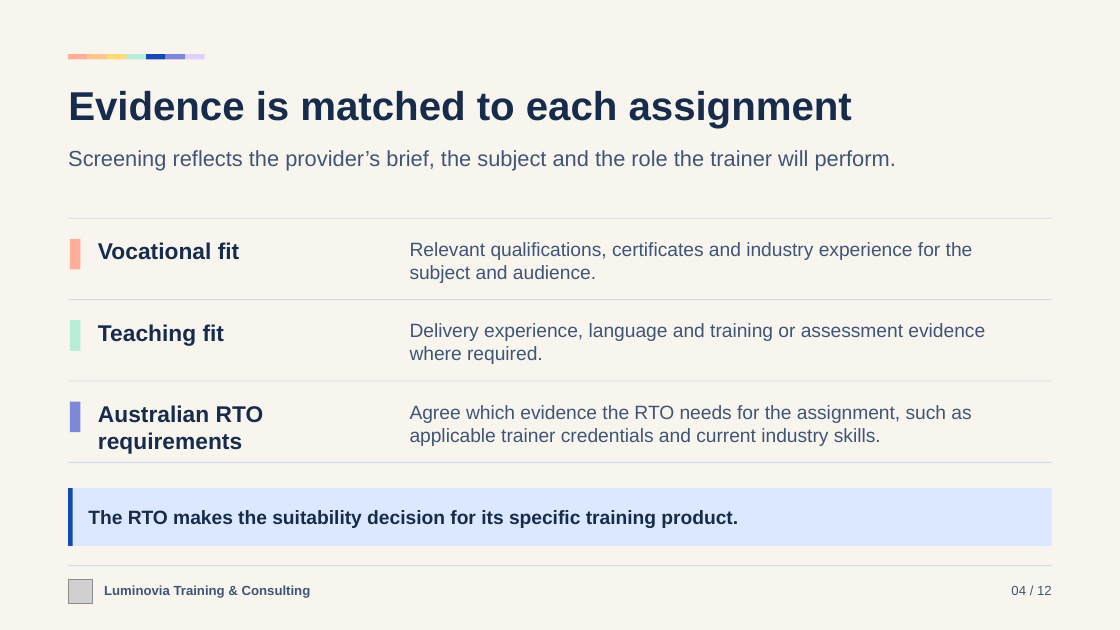
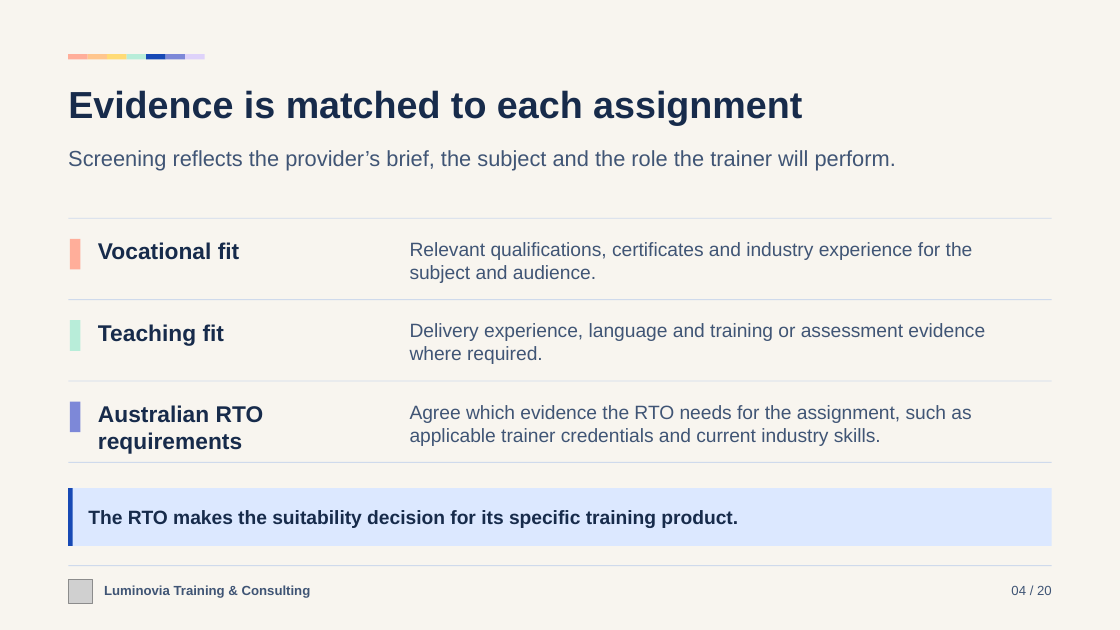
Before and after one commit to Luminovia-Training-Consulting/Luminovia-Management-Tool, a slide deck: slide 4 of docs/sales/luminovia-sales-deck-en.pptx. Drawn at 1120x630 pixels with LibreOffice and Linux fonts; fonts in the diff are those of the drawing; grey boxes stand for pictures. Boxes give left, top, right and bottom in pixels: in the first picture for what was removed or moved away, otherwise in the second. Text is boxed around its words. In the diff, an @@ line names an element or a change of style, - is before the commit and + after.

```diff
--- a/docs/sales/luminovia-sales-deck-en.pptx
+++ b/docs/sales/luminovia-sales-deck-en.pptx
@@ text "Evidence is matched to each ..." at <box>68,90,802,125</box>: size 34.5 to 32.2 pt @@
@@ text at <box>1011,586,1052,595</box>: text changed @@
-04 / 12
+04 / 20
```
Also in this commit, not shown: 11 other slides changed, 8 slides added, 3 other files.
